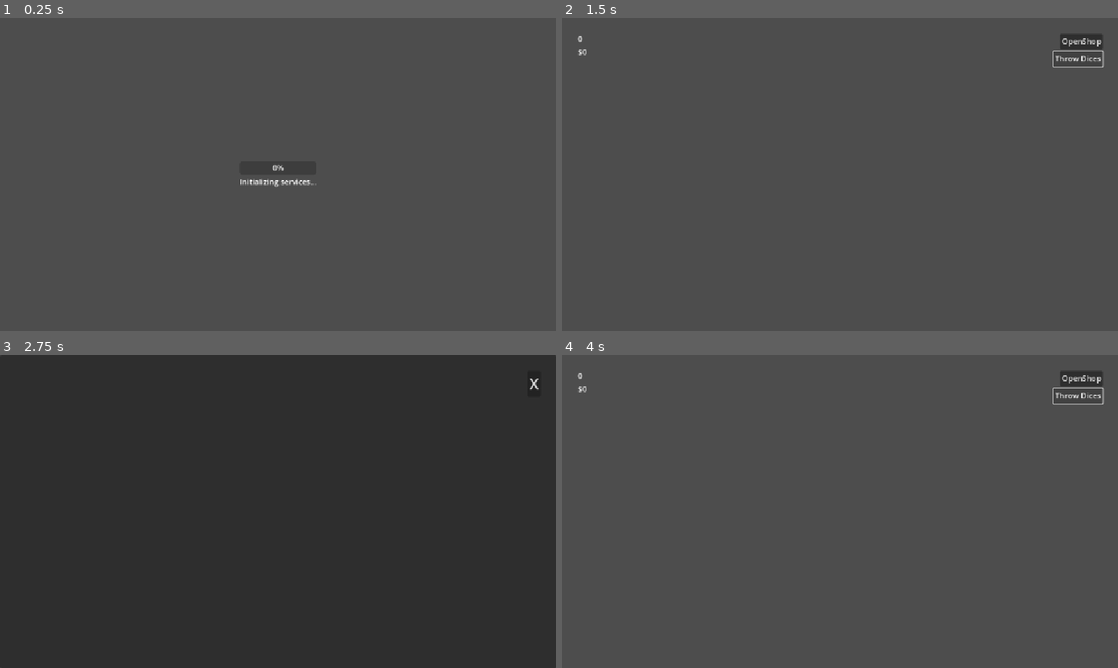
Above: before the commit, frames 1-4 (two rows, left to right).
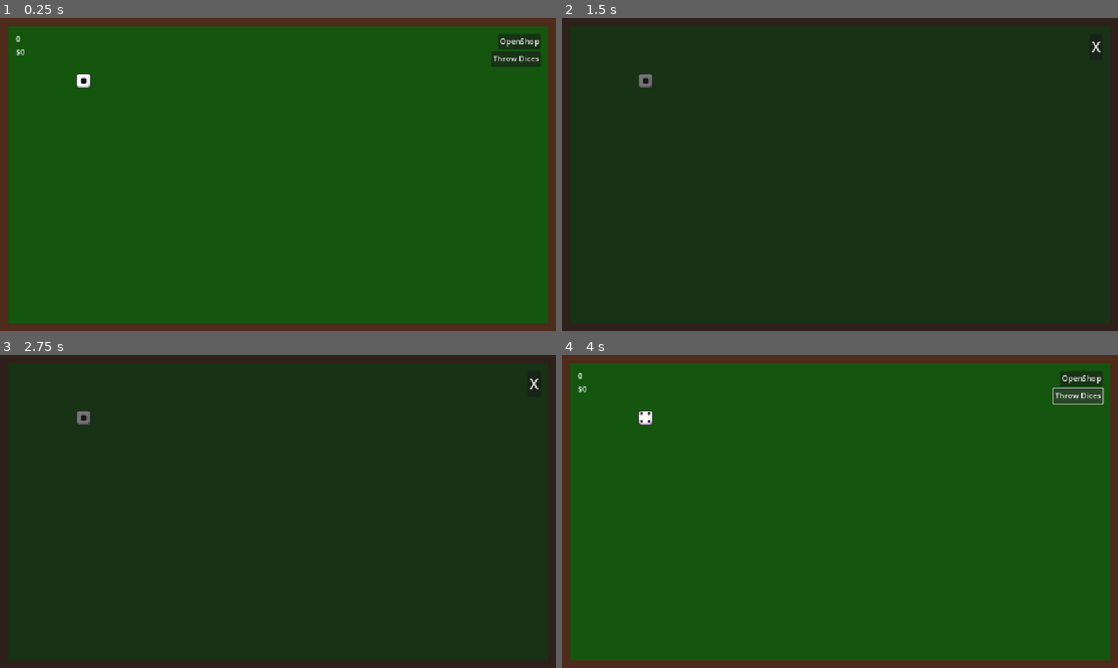
Above: after the commit, the same moments.

Repository: adufou/voie-romaine
Game: Godot game, scene res://main.tscn
Same seed, same stepped clock (60 frames per second), same inputs: the game is played once before the commit and once after it.
Inputs (mouse positions are in pixels of both pictures, inside the frame that each line leads up to):
- Up to frame 1 (0.25 s): no input
- Up to frame 2 (1.5 s): click (1079, 39) at 0.5 s, where only the run after the commit has a clickable "OpenShop"; click (1079, 58) at 1.25 s, where only the run before the commit has a clickable "Throw Dices"
- Up to frame 3 (2.75 s): click (517, 376) at 2 s, where only the run before the commit has a clickable "OpenShop"
- Up to frame 4 (4 s): click "X" at 2.75 s; click "Throw Dices" at 3.5 s

The runs differ from the first frame. In frame 1, 100% of the frame differs, in the area x 0-100%, y 0-100%; in frame 2, 100%; in frame 3, 92%; in frame 4, 100%.

Commit message:
feat: table is displayed

Diff:
--- a/main.gd
+++ b/main.gd
@@ -9,34 +9,137 @@
 func _ready() -> void:
 	Logger.add_filter("dice", Logger.LogLevel.DEBUG)
 
-	# Connect to loading completion
-	Logger.log_message("main", ["system", "loading"], "Connexion au signal loading_completed...", "INFO")
-	%LoadingScreen.loading_completed.connect(_on_loading_completed)
-	Logger.log_message("main", ["system", "loading"], "Signal connecté avec succès", "INFO")
+	# S'assurer que le noeud LoadingScreen est prêt avant de connecter le signal
+	call_deferred("_connect_loading_screen_signal")
+
+# Fonction appelée après que tous les noeuds soient prêts
+func _connect_loading_screen_signal() -> void:
+	Logger.log_message("main", ["system", "loading"], "Connexion au signal loading_completed (deferred)...", "INFO")
+
+	if has_node("%LoadingScreen"):
+		var loading_screen = %LoadingScreen
+
+		# Vérifier si le signal existe dans le noeud
+		var signals = loading_screen.get_signal_list()
+		var has_loading_completed = false
+		for s in signals:
+			if s["name"] == "loading_completed":
+				has_loading_completed = true
+				break
+
+		if has_loading_completed:
+			# Déconnecter d'abord toute connexion existante
+			if loading_screen.loading_completed.is_connected(_on_loading_completed):
+				loading_screen.loading_completed.disconnect(_on_loading_completed)
+
+			# Connecter le signal avec un identifiant unique
+			loading_screen.loading_completed.connect(_on_loading_completed)
+			Logger.log_message("main", ["system", "loading"], "Signal connecté avec succès", "INFO")
+		else:
+			Logger.log_message("main", ["system", "loading"], "Le signal loading_completed n'existe pas dans le noeud LoadingScreen!", "ERROR")
+	else:
+		Logger.log_message("main", ["system", "loading"], "LoadingScreen introuvable pour connecter le signal!", "ERROR")
 
 func _on_loading_completed() -> void:
-	Logger.log_message("main", ["system", "loading"], "Signal loading_completed reçu!", "INFO")
-	# Remove loading screen
-	%LoadingScreen.loading_completed.disconnect(_on_loading_completed)
-	%LoadingScreen.queue_free()
+	Logger.log_message("main", ["system", "loading"], "Signal loading_completed reçu dans main.gd!", "INFO")
 
+	# Afficher des informations de débogage sur LoadingScreen
+	if has_node("%LoadingScreen"):
+		Logger.log_message("main", ["system", "loading"], "LoadingScreen existe dans l'arbre", "INFO")
+
+		# Déconnecter le signal
+		if %LoadingScreen.loading_completed.is_connected(_on_loading_completed):
+			%LoadingScreen.loading_completed.disconnect(_on_loading_completed)
+			Logger.log_message("main", ["system", "loading"], "Signal déconnecté avec succès", "INFO")
+		else:
+			Logger.log_message("main", ["system", "loading"], "Le signal n'est pas connecté", "WARNING")
+
+		# Libérer l'écran de chargement
+		%LoadingScreen.queue_free()
+		Logger.log_message("main", ["system", "loading"], "LoadingScreen marqué pour suppression", "INFO")
+	else:
+		Logger.log_message("main", ["system", "loading"], "LoadingScreen introuvable!", "ERROR")
+
+	Logger.log_message("main", ["system", "loading"], "Début de l'initialisation du jeu", "INFO")
 	# Now initialize game components
 	_initialize_game()
+	Logger.log_message("main", ["system", "loading"], "Initialisation du jeu terminée", "INFO")
 
 func _initialize_game() -> void:
+	Logger.log_message("main", ["system", "game"], "Début de l'initialisation du jeu (_initialize_game)", "INFO")
+
 	# Récupérer la référence au table_service
 	var table_service = Services.table_service
 	if table_service:
+		Logger.log_message("main", ["system", "table"], "Service de table trouvé", "INFO")
+
+		# Vérifier la scène de table exportée
+		if table_scene:
+			Logger.log_message("main", ["system", "table"], "Scène de table définie dans Main", "INFO")
+		else:
+			Logger.log_message("main", ["system", "table"], "Scène de table non définie dans Main!", "ERROR")
+
 		# Configurer la scène de table dans le service
 		table_service.table_scene = table_scene
 
-		# Créer la table via le service
-		table_service.create_table()
+		# Déboguer si la table a déjà été créée par le service
+		if table_service.get_table():
+			Logger.log_message("main", ["system", "table"], "Une table existe déjà dans le service", "WARNING")
+		else:
+			Logger.log_message("main", ["system", "table"], "Aucune table n'existe encore dans le service", "INFO")
+			# Créer la table via le service si elle n'existe pas encore
+			Logger.log_message("main", ["system", "table"], "Création de la table via le service...", "INFO")
+			table_service.create_table()
+
+		# Récupérer la table du service
+		Logger.log_message("main", ["system", "table"], "Récupération de la table du service...", "INFO")
 		table = table_service.get_table()
+
+		if table:
+			Logger.log_message("main", ["system", "table"], "Table récupérée du service avec succès", "INFO")
+		else:
+			Logger.log_message("main", ["system", "table"], "get_table() a retourné null!", "ERROR")
 
 		# Ajouter la table à la scène principale
 		if table:
+			# Déboguer la visibilité et les propriétés de la table
+			Logger.log_message("main", ["system", "table"], "Type de table: %s" % table.get_class(), "INFO")
+
+			# Déboguer la hiérarchie de la scène
+			if table.get_parent():
+				Logger.log_message("main", ["system", "table"], "La table a déjà un parent: %s" % table.get_parent().name, "WARNING")
+				# Retirer du parent actuel avant d'ajouter
+				table.get_parent().remove_child(table)
+
+			# Configuration spécifique pour différents types de nœuds
+			if table is Control:
+				Logger.log_message("main", ["system", "table"], "Configuration d'un nœud Control", "INFO")
+				# Réparer les propriétés pour Control
+				table.visible = true
+				# Configuration des anchors pour couvrir tout l'écran
+				table.anchors_preset = Control.PRESET_FULL_RECT
+				table.size_flags_horizontal = Control.SIZE_FILL
+				table.size_flags_vertical = Control.SIZE_FILL
+			elif table is Node2D:
+				Logger.log_message("main", ["system", "table"], "Configuration d'un nœud Node2D", "INFO")
+				# Configuration pour Node2D
+				table.visible = true
+				table.position = Vector2(0, 0)
+				table.z_index = 0
+			else:
+				Logger.log_message("main", ["system", "table"], "Type de nœud non spécifique, s'assurer qu'il est visible", "INFO")
+				table.visible = true
+
+			# Ajouter à la scène principale mais dans un endroit approprié
+			# Pour un Control, il vaut mieux l'ajouter dans un conteneur UI
 			add_child(table)
+
+			# Vérifier que la table est maintenant dans l'arbre de scène
+			if table.is_inside_tree():
+				Logger.log_message("main", ["system", "table"], "Table ajoutée à l'arbre de scène", "INFO")
+			else:
+				Logger.log_message("main", ["system", "table"], "La table n'est pas dans l'arbre de scène après ajout", "ERROR")
+
 			Logger.log_message("main", ["system", "table"], "Table ajoutée à la scène principale", "INFO")
 		else:
 			Logger.log_message("main", ["system", "table"], "Impossible d'obtenir la table du service", "ERROR")
--- a/scenes/loading_screen.gd
+++ b/scenes/loading_screen.gd
@@ -19,12 +19,33 @@
 	%StatusLabel.text = "Initializing services..."
 	%ProgressBar.value = 0
 
-	# You could add a timer to simulate resource loading
-	var timer = Timer.new()
-	add_child(timer)
-	timer.timeout.connect(_on_resources_loaded)
-	timer.one_shot = true
-	timer.start(0.5)  # Adjust based on your needs
+	# IMPORTANT: Connecter le signal au parent (Main) dès le début
+	_connect_signal_to_main()
+
+	_on_resources_loaded()
+
+# Nouvelle fonction pour connecter le signal à Main
+func _connect_signal_to_main() -> void:
+	Logger.log_message("loading_screen", ["system", "loading"], "Tentative de connexion du signal au nœud principal...", "INFO")
+
+	var parent_node = get_parent()
+	if parent_node:
+		Logger.log_message("loading_screen", ["system", "loading"], "Parent trouvé: %s" % parent_node.name, "INFO")
+
+		# Déconnecter toute connexion existante pour éviter les doublons
+		var signal_list = get_signal_connection_list("loading_completed")
+		for connection in signal_list:
+			if connection["callable"].get_object() == parent_node:
+				loading_completed.disconnect(connection["callable"])
+
+		# Connecter au parent s'il a la méthode attendue
+		if parent_node.has_method("_on_loading_completed"):
+			loading_completed.connect(parent_node._on_loading_completed)
+			Logger.log_message("loading_screen", ["system", "loading"], "Signal connecté avec succès au parent", "INFO")
+		else:
+			Logger.log_message("loading_screen", ["system", "loading"], "Le parent n'a pas la méthode _on_loading_completed", "ERROR")
+	else:
+		Logger.log_message("loading_screen", ["system", "loading"], "Impossible de trouver le parent", "ERROR")
 
 func _on_services_ready() -> void:
 	Services.services_ready.disconnect(_on_services_ready)
@@ -46,6 +67,8 @@
 				service = Services.cash_service
 			elif service_name == "score_service" and Services.score_service:
 				service = Services.score_service
+			elif service_name == "table_service" and Services.table_service:
+				service = Services.table_service
 			elif service_name == "dices_service" and Services.dices_service:
 				service = Services.dices_service
 			elif service_name == "statistics_service" and Services.statistics_service:
@@ -95,23 +118,8 @@
 			current_progress += progress_step
 			%ProgressBar.value = current_progress
 	else:
-		# Fallback si l'arbre de dépendances n'est pas disponible
-		# Attendre les services dans un ordre fixe
-		if Services.dices_service and not Services.dices_service.is_started:
-			%StatusLabel.text = "Démarrage du service de dés..."
-			await Services.dices_service.started
-
-		if Services.cash_service and not Services.cash_service.is_started:
-			%StatusLabel.text = "Démarrage du service de monnaie..."
-			await Services.cash_service.started
-
-		if Services.score_service and not Services.score_service.is_started:
-			%StatusLabel.text = "Démarrage du service de score..."
-			await Services.score_service.started
-
-		if Services.statistics_service and not Services.statistics_service.is_started:
-			%StatusLabel.text = "Démarrage du service de statistiques..."
-			await Services.statistics_service.started
+		Logger.log_message("loading_screen", ["system", "loading"], "Aucune dépendance trouvée", "ERROR")
+		return
 
 	%StatusLabel.text = "Services started..."
 	%ProgressBar.value = 50
@@ -128,8 +136,16 @@
 func _check_loading_complete() -> void:
 	Logger.log_message("loading_screen", ["system", "loading"], "Vérification de la fin du chargement: services_ready=%s, resources_loaded=%s" % [services_ready, resources_loaded], "INFO")
 	if services_ready and resources_loaded:
-		# Use a small delay to ensure everything is truly ready
-		Logger.log_message("loading_screen", ["system", "loading"], "Toutes les conditions remplies, émission du signal dans 0.2s...", "INFO")
-		await get_tree().create_timer(0.2).timeout
+		# Émettre le signal immédiatement sans délai
+		Logger.log_message("loading_screen", ["system", "loading"], "Toutes les conditions remplies, émission du signal immédiatement", "INFO")
+
+		# Vérifier les connexions du signal avant son émission
+		var connection_count = get_signal_connection_list("loading_completed").size()
+		Logger.log_message("loading_screen", ["system", "loading"], "Nombre de connexions au signal: %s" % connection_count, "INFO")
+
+		# Attendre une frame pour s'assurer que tout est prêt
+		await get_tree().process_frame
+
 		Logger.log_message("loading_screen", ["system", "loading"], "Émission du signal loading_completed", "INFO")
 		loading_completed.emit()
+		Logger.log_message("loading_screen", ["system", "loading"], "Signal loading_completed émis, vérification des connexions...", "INFO")
--- a/services/dices/dices_service.gd
+++ b/services/dices/dices_service.gd
@@ -52,11 +52,24 @@
 	# Récupération de la référence à la table depuis le table_service
 	if dependencies.has("table_service"):
 		var table_service = dependencies["table_service"]
-		table = table_service.get_table() # Cette méthode garantit maintenant qu'une table valide est toujours retournée
-		Logger.log_message("dices_service", ["dice", "table"], "Table de jeu configurée via table_service", "INFO")
+		# La méthode get_table() peut maintenant retourner null si table_scene n'est pas configurée
+		table = table_service.get_table()
+
+		if table:
+			Logger.log_message("dices_service", ["dice", "table"], "Table de jeu configurée via table_service", "INFO")
+		else:
+			Logger.log_message("dices_service", ["dice", "table"], "Aucune table disponible dans le table_service, sera configurée plus tard", "INFO")
+			# Nous connecterons à table_created plus tard pour obtenir la table quand elle sera créée
+			table_service.table_created.connect(_on_table_created)
 	else:
 		Logger.log_message("dices_service", ["dice", "table"], "Table service non fourni dans les dépendances", "WARNING")
 
+# Fonction appelée quand une table est créée par le service de table
+func _on_table_created(new_table) -> void:
+	Logger.log_message("dices_service", ["dice", "table"], "Nouvelle table créée et connectée au service de dés", "INFO")
+	table = new_table
+
+# Fonction de démarrage du service
 func start() -> void:
 	if not is_initialized:
 		Logger.log_message("dices_service", ["service", "start"], "Tentative de démarrer le service avant initialisation", "ERROR")
@@ -65,8 +78,6 @@
 	if is_started:
 		Logger.log_message("dices_service", ["service", "start"], "Service déjà démarré", "WARNING")
 		return
-
-	# La vérification de table n'est plus nécessaire car table_service garantit toujours une table valide
 
 	Logger.log_message("dices_service", ["service", "start"], "Démarrage", "INFO")
 
--- a/services/table/table_service.gd
+++ b/services/table/table_service.gd
@@ -46,8 +46,9 @@
 
 	Logger.log_message("table_service", ["service", "start"], "Démarrage", "INFO")
 
-	# Création de la table à ce moment
-	create_table()
+	# Ne pas créer la table automatiquement - c'est main.gd qui le fera
+	# avec la scène de table correcte
+	Logger.log_message("table_service", ["service", "start"], "La table sera créée explicitement par main.gd plus tard", "INFO")
 
 	is_started = true
 	started.emit()
@@ -60,8 +61,26 @@
 
 	if table_scene:
 		# Si une scène de table a été fournie, l'instancier
+		Logger.log_message("table_service", ["table", "creation"], "Instanciation de la scène de table...", "INFO")
 		table_node = table_scene.instantiate()
-		Logger.log_message("table_service", ["table", "creation"], "Table créée à partir de la scène fournie", "INFO")
+
+		# Log des propriétés importantes de la table
+		if table_node:
+			Logger.log_message("table_service", ["table", "creation"], "Table créée à partir de la scène fournie", "INFO")
+			Logger.log_message("table_service", ["table", "debug"], "Type de table: %s" % table_node.get_class(), "INFO")
+			Logger.log_message("table_service", ["table", "debug"], "Visibilité de la table: %s" % table_node.visible, "INFO")
+
+			# Si c'est un Control, log des propriétés spécifiques
+			if table_node is Control:
+				Logger.log_message("table_service", ["table", "debug"], "La table est un noeud Control", "INFO")
+				Logger.log_message("table_service", ["table", "debug"], "Anchors/Margins: %s, %s, %s, %s" % [
+					table_node.anchor_left, table_node.anchor_top, table_node.anchor_right, table_node.anchor_bottom
+				], "INFO")
+
+				# Forcer certaines propriétés pour s'assurer de la visibilité
+				table_node.visible = true
+		else:
+			Logger.log_message("table_service", ["table", "creation"], "Erreur lors de l'instanciation de la scène de table", "ERROR")
 	else:
 		# Sinon, créer une table par défaut (Node2D)
 		table_node = Node2D.new()
@@ -73,12 +92,19 @@
 		Logger.log_message("table_service", ["table", "creation"], "Table par défaut créée", "WARNING")
 
 	# Émettre le signal dans tous les cas
+	Logger.log_message("table_service", ["table", "signal"], "Émission du signal table_created", "INFO")
 	table_created.emit(table_node)
 
 func get_table() -> Node:
 	if not table_node:
-		Logger.log_message("table_service", ["table", "access"], "Tentative d'accès à la table avant sa création, création forcée", "WARNING")
-		# Créer la table si elle n'existe pas encore
-		create_table()
+		# Si table_scene n'est pas configurée, ne pas créer la table automatiquement
+		if table_scene:
+			Logger.log_message("table_service", ["table", "access"], "Tentative d'accès à la table avant sa création, création avec la scène configurée", "WARNING")
+			# Créer la table avec la scène configurée
+			create_table()
+		else:
+			Logger.log_message("table_service", ["table", "access"], "Tentative d'accès à la table avant sa création, mais aucune scène configurée", "WARNING")
+			# Retourner null pour indiquer qu'aucune table n'est disponible
+			return null
 
 	return table_node
